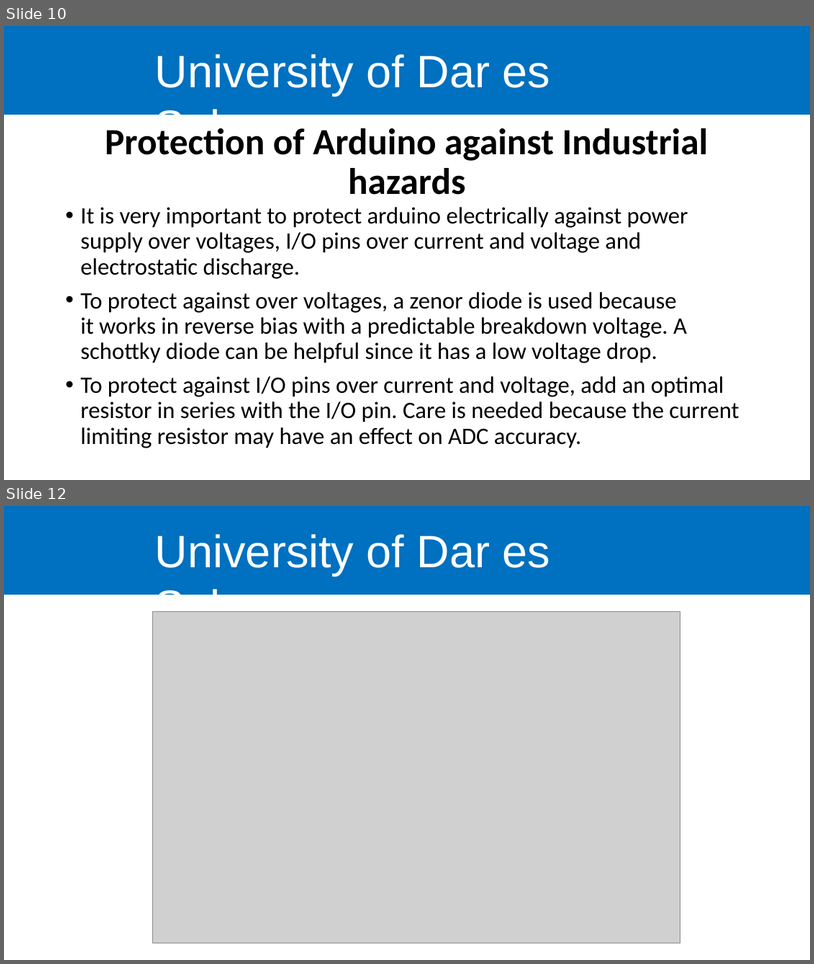
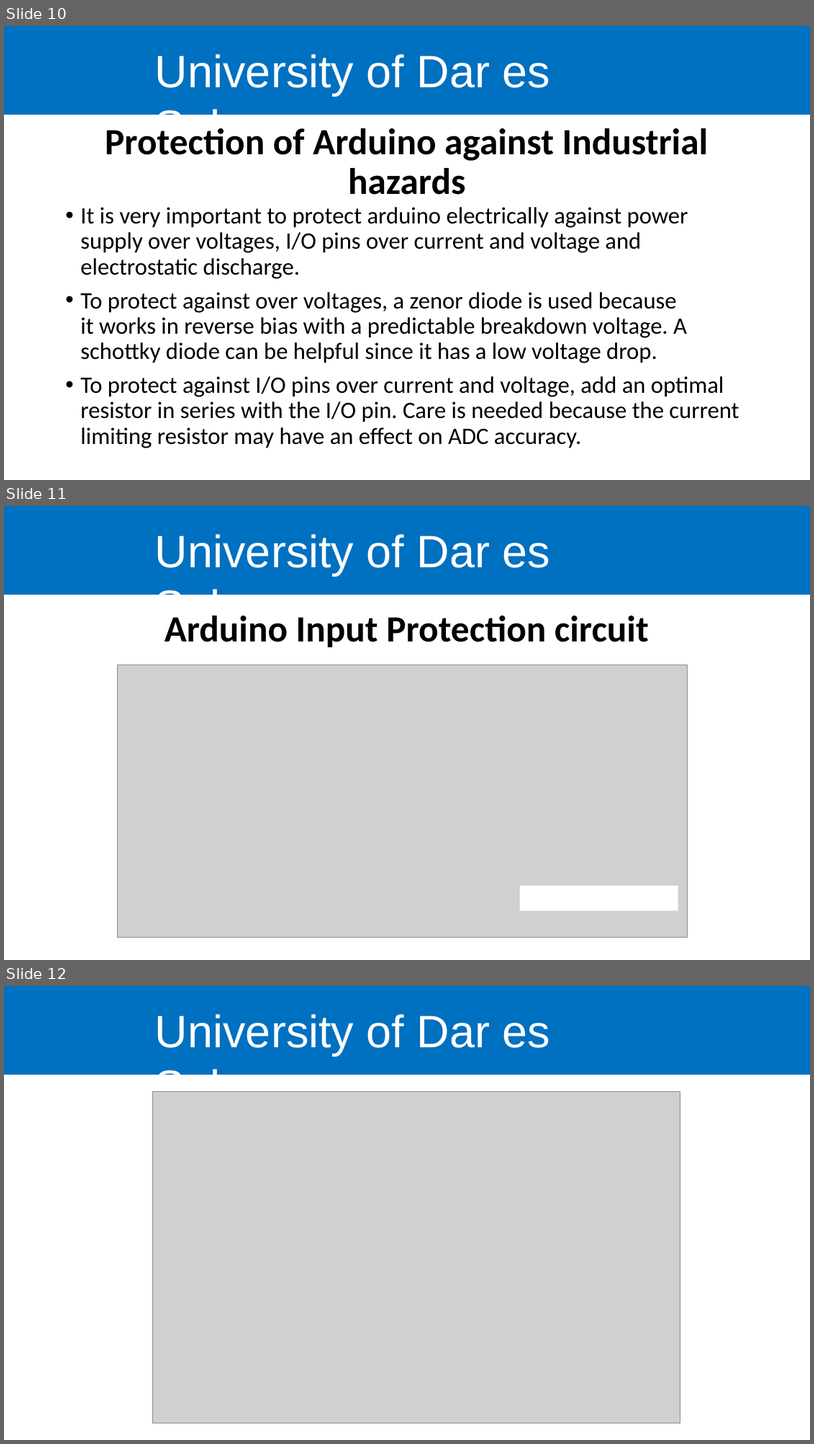
Before and after one commit to kelvkedyson/uissArduino, a slide deck: Lectures/ppts/Lecture 2.pptx. Shown one above the other, each under a label of ours: slides 10 and 12 before the commit, slides 10, 11 and 12 after it; the slides between them are not shown. The pictures are 814x964 and 814x1444 pixels, drawn with LibreOffice and Linux fonts; fonts in the diff are those of the drawing; grey boxes stand for pictures; background and template pictures are left out. Boxes give left, top, right and bottom in pixels: in the first picture for what was removed or moved away, otherwise in the second. Text is boxed around its words. In the diff, an @@ line names an element or a change of style, - is before the commit and + after.

```diff
--- a/Lectures/ppts/Lecture 2.pptx
+++ b/Lectures/ppts/Lecture 2.pptx
@@ slide 11 added at <box>4,506,810,960</box>, background #FFFFFF; not listed: 2 template elements that a slide beside it also shows @@
@@ title added at <box>165,615,649,647</box>, 44 pt, text #000000, bold @@
+Arduino Input Protection circuit
@@ picture added at <box>118,664,688,937</box> @@
@@ rectangle added at <box>520,885,679,911</box>, fill #FFFFFF @@
```
Also in this commit, not shown: 1 slide removed, 2 other files.
